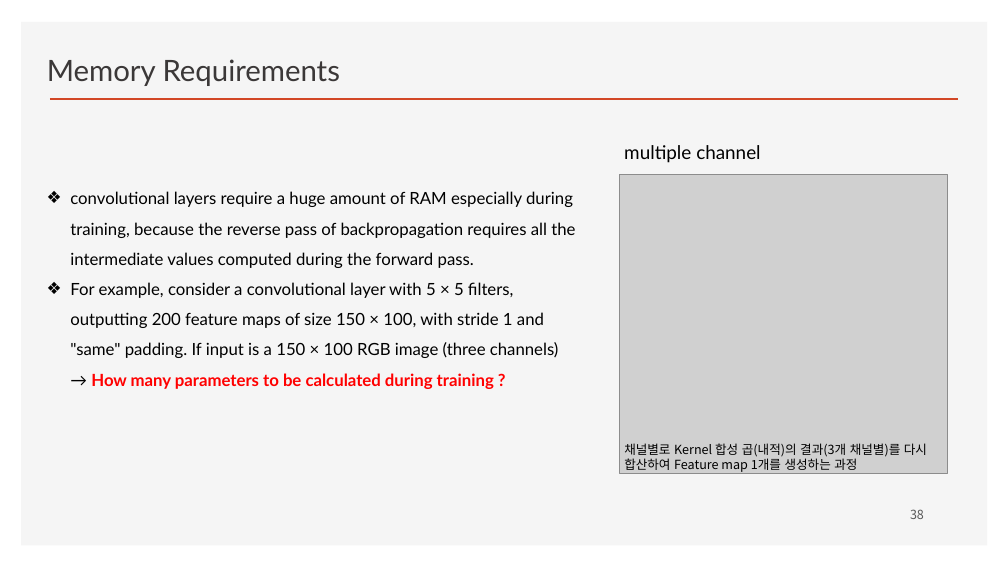
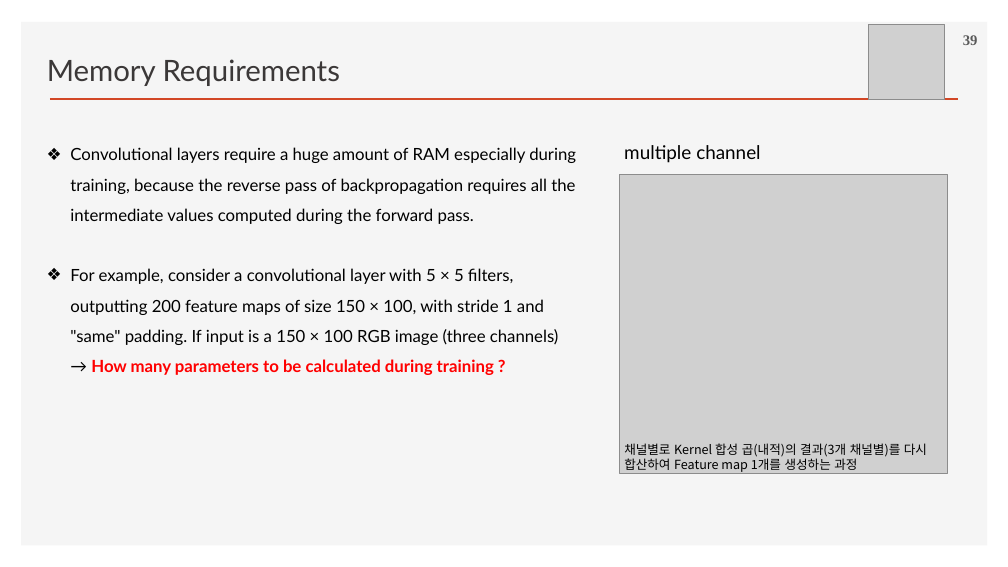
Before and after one commit to ancestor9/2026_Fall_Deep-Learning-with-Python, a slide deck: slide 39 of Chapter 08 Image Classification.pptx (slide 38 before the commit). Drawn at 1008x567 pixels with LibreOffice and Linux fonts; fonts in the diff are those of the drawing; grey boxes stand for pictures; background and template pictures are left out. Boxes give left, top, right and bottom in pixels: in the first picture for what was removed or moved away, otherwise in the second. Text is boxed around its words. In the diff, an @@ line names an element or a change of style, - is before the commit and + after.

```diff
--- a/Chapter 08 Image Classification.pptx
+++ b/Chapter 08 Image Classification.pptx
@@ picture added at [869, 24, 944, 100] @@
@@ page number added at [963, 35, 978, 45], 14 pt, text #595959, bold @@
+39
@@ text "Convolutional layers require a huge ...": place and size @@
-text "Convolutional layers require a huge ..." at [70, 191, 575, 389]
+text "Convolutional layers require a huge ..." at [70, 147, 576, 375]
@@ text at [70, 147, 576, 224]: text changed @@
-❖ convolutional layers require a huge amount of RAM especially during training, because the reverse pass of backpropagation requires all the intermediate values computed during the forward pass.
+❖ Convolutional layers require a huge amount of RAM especially during training, because the reverse pass of backpropagation requires all the intermediate values computed during the forward pass.
@@ page number removed at [910, 509, 924, 519] @@
-38
```
Also in this commit, not shown: 33 other slides changed, 5 slides added, 4 slides removed.
